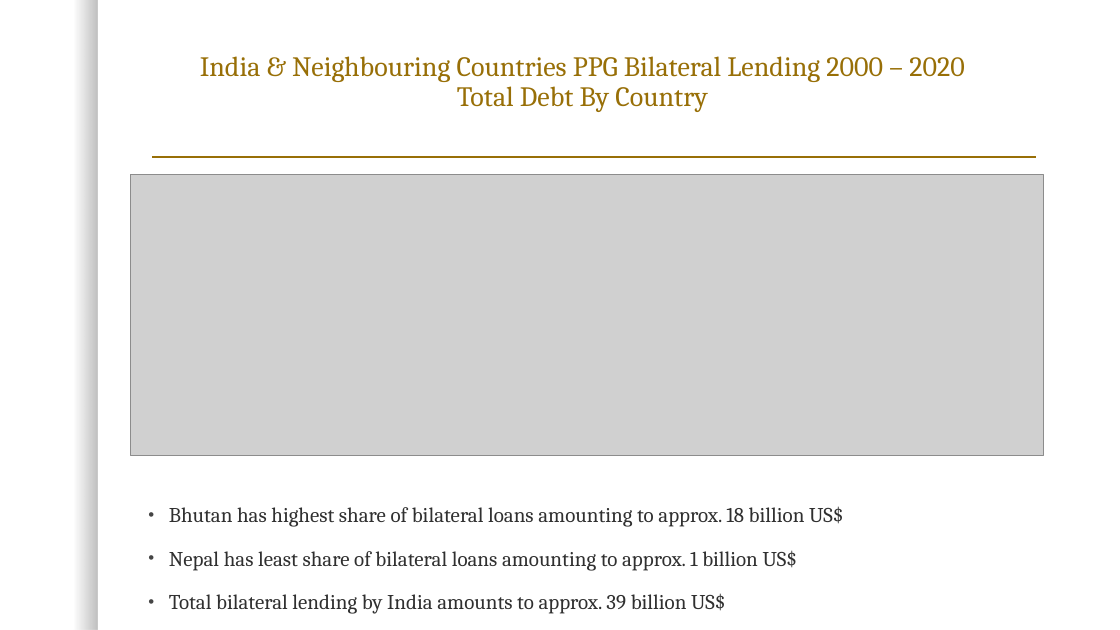
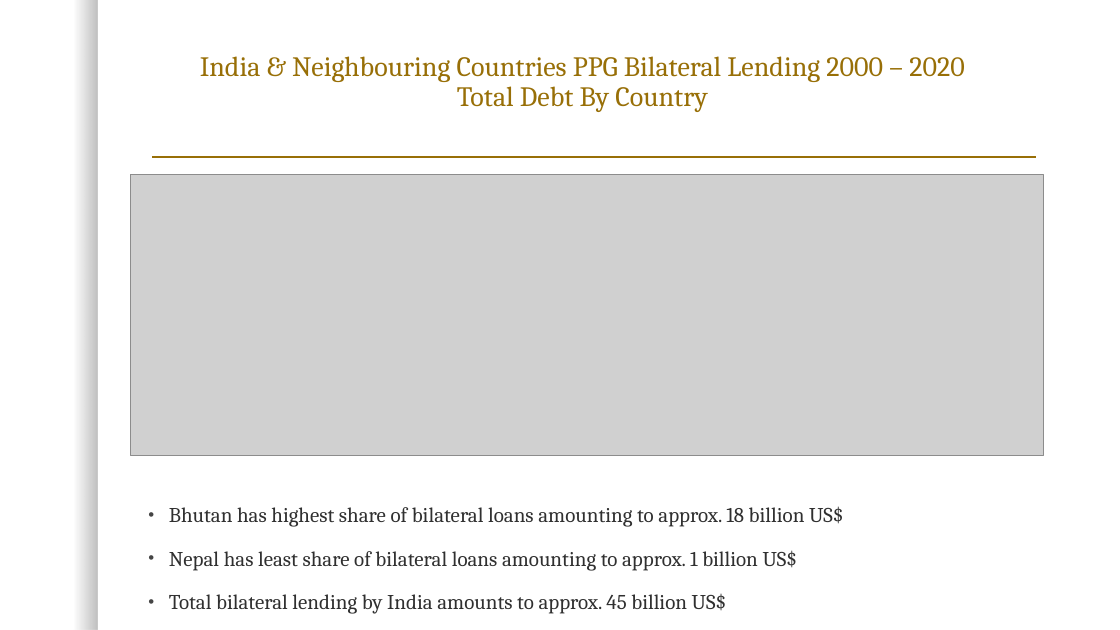
Before and after one commit to heyitsabhijeet/International-Debt-Statistics, a slide deck: slide 4 of India & Neighbours PPG Bilateral Debt Analysis.pptx. Drawn at 1120x630 pixels with LibreOffice and Linux fonts; fonts in the diff are those of the drawing; grey boxes stand for pictures; background and template pictures are left out. Boxes give left, top, right and bottom in pixels: in the first picture for what was removed or moved away, otherwise in the second. Text is boxed around its words. In the diff, an @@ line names an element or a change of style, - is before the commit and + after.

```diff
--- a/India & Neighbours PPG Bilateral Debt Analysis.pptx
+++ b/India & Neighbours PPG Bilateral Debt Analysis.pptx
@@ text at box(169, 594, 726, 614): text changed @@
-• Total bilateral lending by India amounts to approx. 39 billion US$
+• Total bilateral lending by India amounts to approx. 45 billion US$
```
Also in this commit, not shown: 4 other slides changed, 1 slide added.
